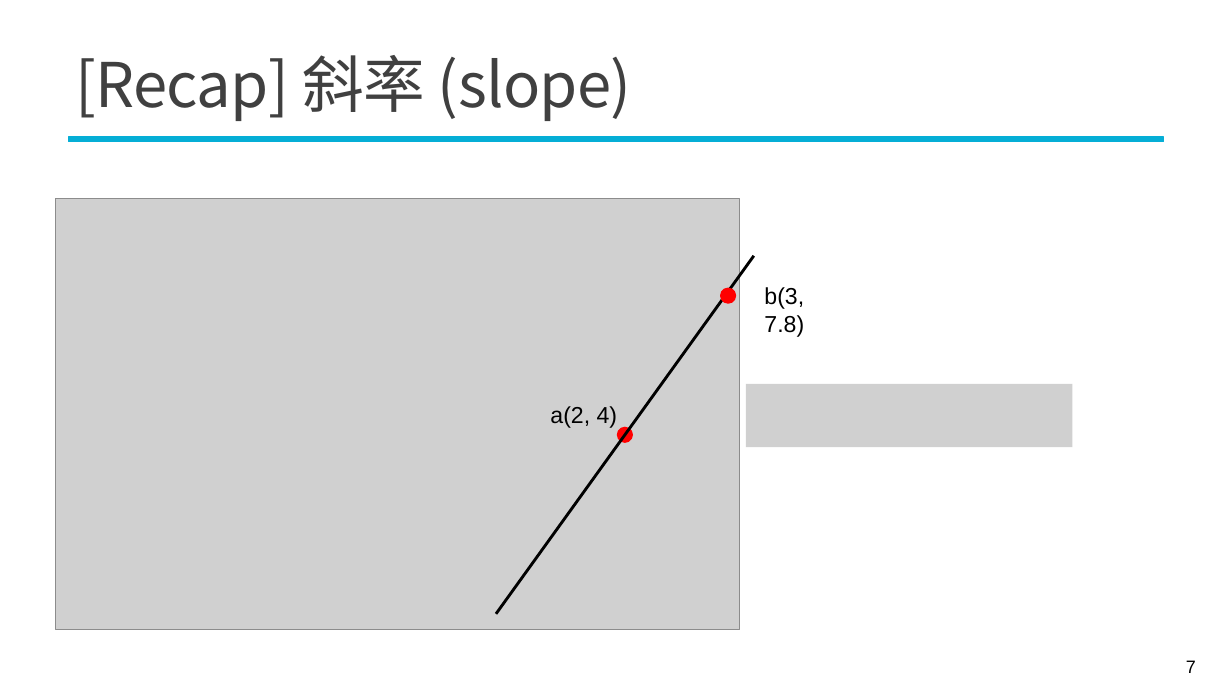
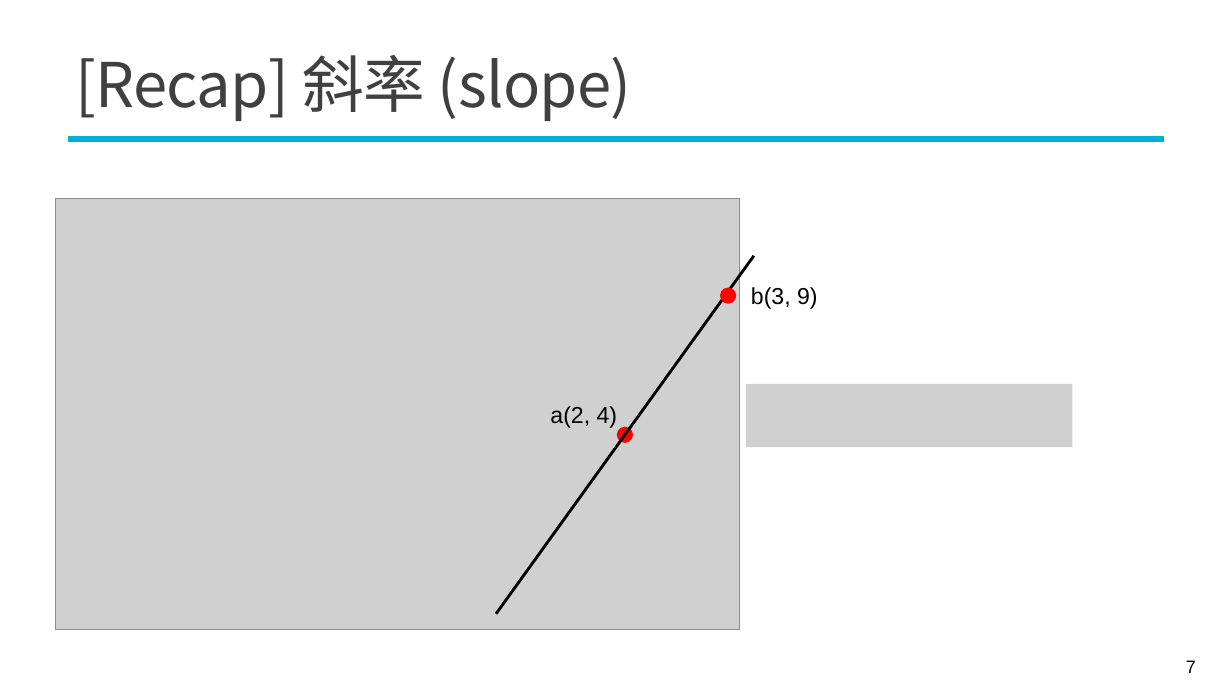
Before and after one commit to mcps5601/CGUDL_2026_fall, a slide deck: slide 7 of slides/backprop_0923.pptx. Drawn at 1232x693 pixels with LibreOffice and Linux fonts; fonts in the diff are those of the drawing; grey boxes stand for pictures; background and template pictures are left out. Boxes give left, top, right and bottom in pixels: in the first picture for what was removed or moved away, otherwise in the second. Text is boxed around its words. In the diff, an @@ line names an element or a change of style, - is before the commit and + after.

```diff
--- a/slides/backprop_0923.pptx
+++ b/slides/backprop_0923.pptx
@@ text at (751, 287, 818, 309): text changed @@
-b(3, 7.8)
+b(3, 9)
```
Also in this commit, not shown: 1 other file.
